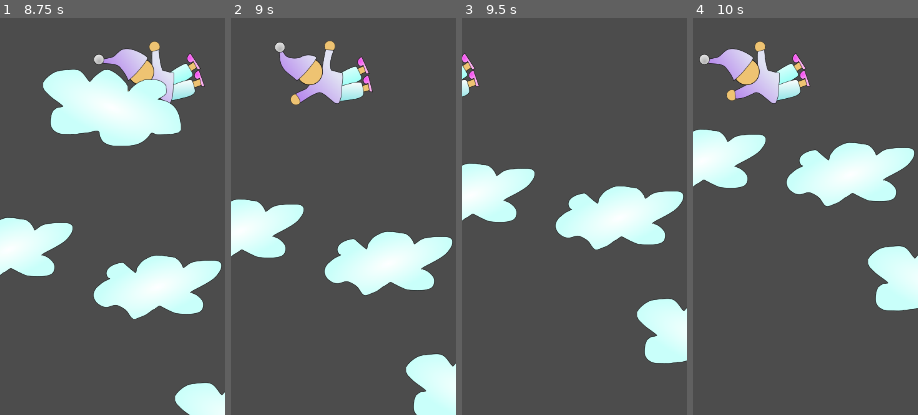
Above: before the commit, frames 1-4 (left to right).
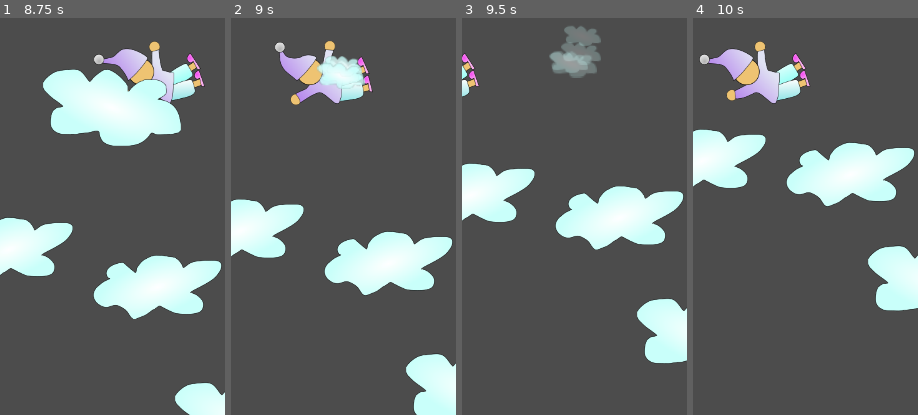
Above: after the commit, the same moments.

Repository: sorlok/LD48
Game: Godot game, scene res://Scenes/LevelCloud.tscn
The game is run twice, just before and just after one commit, with the same random seed, the same clock (stepped at 60 frames per second) and the same inputs.
Inputs:
- Up to frame 1 (8.75 s): hold D (ui_right) 0.53-1.28 s; hold A (ui_left) 1.28-2.03 s; hold D (ui_right) 2.03-3.53 s; hold A (ui_left) 3.53-5.78 s; hold D (ui_right) 5.78-8.03 s; hold A (ui_left) from 8.03 s (still down)
- Up to frame 2 (9 s): keep holding A (ui_left)
- Up to frame 3 (9.5 s): keep holding A (ui_left)
- Up to frame 4 (10 s): release A (ui_left) at 9.53 s; hold D (ui_right) from 9.53 s (still down)
The pictures show only the part of the screen within x 19-69%, y 8-58%; the shares and areas given below are measured in that part.

Frame 1 is identical in both runs. In frame 2, 1.1% of the frame differs, in the area x 38-60%, y 9-18%; in frame 3, 2.0%, in the area x 38-62%, y 2-16%; in frame 4, nothing differs.

Commit message:
Playing around with particles for the cloud

Diff:
--- a/Scenes/Cloud.tscn
+++ b/Scenes/Cloud.tscn
@@ -13,8 +13,8 @@
 } ]
 
 [sub_resource type="CapsuleShape2D" id=2]
-radius = 40.2094
-height = 66.5412
+radius = 6.67559
+height = 155.832
 
 [node name="Cloud" type="RigidBody2D" groups=[
 "cloud",
--- /dev/null
+++ b/Scenes/CloudParticle.tscn
@@ -0,0 +1,20 @@
+[gd_scene load_steps=3 format=2]
+
+[ext_resource path="res://Images/CloudParticle.png" type="Texture" id=1]
+
+[sub_resource type="Gradient" id=1]
+offsets = PoolRealArray( 0, 0.720497 )
+colors = PoolColorArray( 1, 1, 1, 1, 1, 1, 1, 0 )
+
+[node name="CPUParticles2D" type="CPUParticles2D"]
+amount = 4
+speed_scale = 0.8
+explosiveness = 1.0
+texture = ExtResource( 1 )
+direction = Vector2( 1, -100 )
+gravity = Vector2( 0, -98 )
+initial_velocity = 100.0
+initial_velocity_random = 1.0
+scale_amount = 3.0
+scale_amount_random = 1.0
+color_ramp = SubResource( 1 )
--- a/Scenes/LevelCloud.tscn
+++ b/Scenes/LevelCloud.tscn
@@ -1,9 +1,10 @@
-[gd_scene load_steps=6 format=2]
+[gd_scene load_steps=7 format=2]
 
 [ext_resource path="res://Scenes/Player.tscn" type="PackedScene" id=1]
 [ext_resource path="res://Scripts/LevelCloud.gd" type="Script" id=2]
 [ext_resource path="res://Scenes/Cloud.tscn" type="PackedScene" id=3]
 [ext_resource path="res://Fonts/Kanit-Regular.ttf" type="DynamicFontData" id=4]
+[ext_resource path="res://Scenes/CloudParticle.tscn" type="PackedScene" id=5]
 
 [sub_resource type="DynamicFont" id=1]
 size = 48
@@ -12,6 +13,7 @@
 [node name="LevelCloud" type="Node"]
 script = ExtResource( 2 )
 Cloud = ExtResource( 3 )
+CloudParticles = ExtResource( 5 )
 
 [node name="Player" parent="." instance=ExtResource( 1 )]
 position = Vector2( 347.446, 225 )
@@ -31,5 +33,5 @@
 "_edit_use_anchors_": false
 }
 
-[connection signal="fall_speed_change" from="Player" to="." method="_on_Player_fall_speed_change"]
+[connection signal="collide_cloud" from="Player" to="." method="_on_Player_collide_cloud"]
 [connection signal="timeout" from="CloudTimer" to="." method="_on_CloudTimer_timeout"]
--- a/Scripts/LevelCloud.gd
+++ b/Scripts/LevelCloud.gd
@@ -2,6 +2,7 @@
 
 
 export (PackedScene) var Cloud
+export (PackedScene) var CloudParticles
 
 
 var rng = RandomNumberGenerator.new()
@@ -29,5 +30,12 @@
 	cloud.linear_velocity = Vector2(0, -1 * rand_range(cloud.min_speed, cloud.max_speed))
 
 
-func _on_Player_fall_speed_change():
+func _on_Player_collide_cloud(cloud:Node2D):
 	update_fall_speed()
+
+	# Make our particles
+	var parts:CPUParticles2D = CloudParticles.instance()
+	parts.position = cloud.position + Vector2(0, -60)
+	parts.one_shot = true
+	add_child(parts)
+	parts.restart()
--- a/Scripts/Player.gd
+++ b/Scripts/Player.gd
@@ -1,7 +1,7 @@
 extends Area2D
 
 # On collide
-signal fall_speed_change
+signal collide_cloud
 
 # Speed to move left/right
 var speed:int = 400
@@ -47,7 +47,6 @@
 
 func increase_fall_speed(amt:int):
 	fall_speed = clamp(fall_speed+amt, 0, 100)
-	emit_signal("fall_speed_change")
 
 
 func _on_Player_body_entered(body:Node):
@@ -55,6 +54,7 @@
 	if body.is_in_group("cloud"):
 		increase_fall_speed(-1)
 		body.queue_free()
+		emit_signal("collide_cloud", body)
 		return
 
 	# For now, just die.
Binary file added: Images/CloudParticle.png
